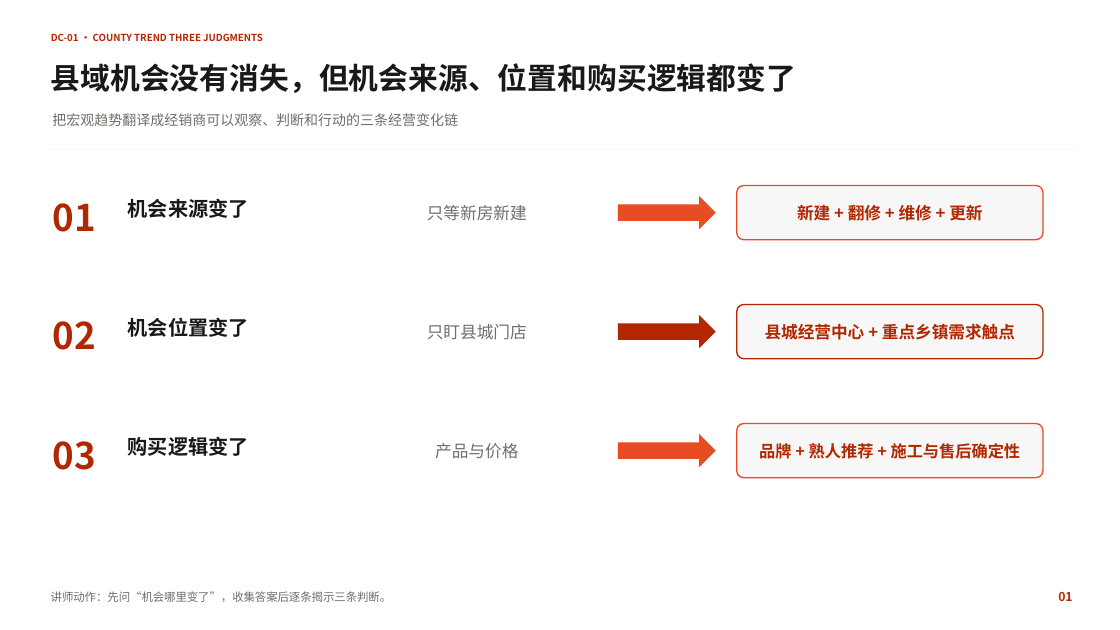
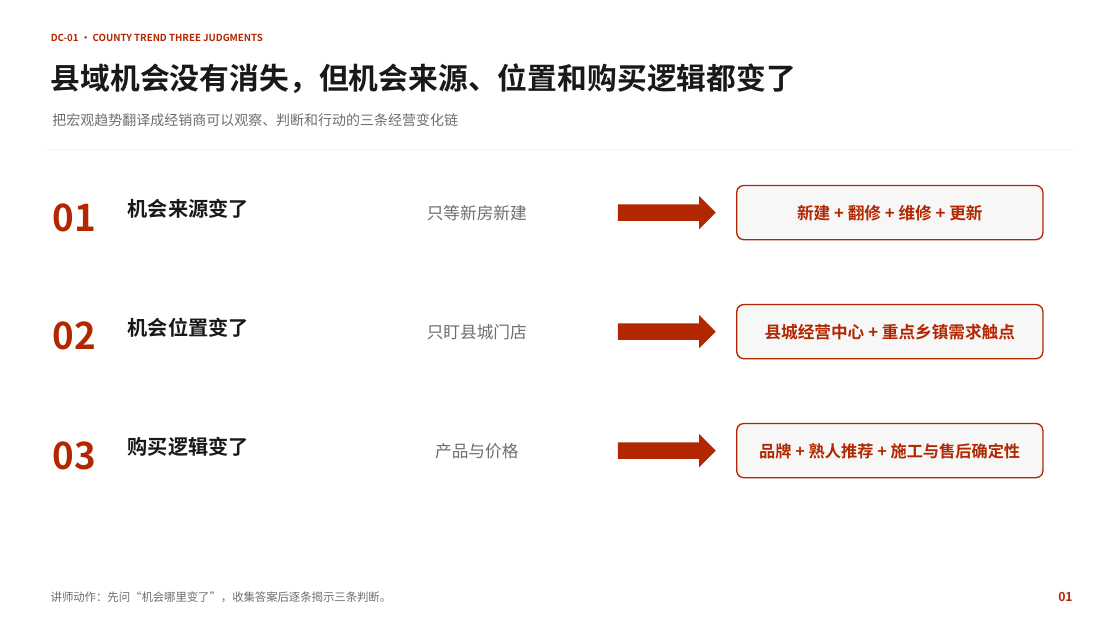
Before and after one commit to swefner/company-ppt-skills, a slide deck: slide 1 of domains/yuhong/assets/components/yuhong-county-course-components-branded.pptx. Drawn at 1120x630 pixels with LibreOffice and Linux fonts; fonts in the diff are those of the drawing; background and template pictures are left out. Boxes give left, top, right and bottom in pixels: in the first picture for what was removed or moved away, otherwise in the second. Text is boxed around its words. In the diff, an @@ line names an element or a change of style, - is before the commit and + after.

Commit message:
Unify all graphics to deep red B22600 - full palette is now deep red/ink/grey/white
User: graphics also need unification. All remaining orange-red (E84C22) and amber (FFBD47) across slides 1-14 (graphics: dots, lines, outlines) mapped to deep red B22600. Verified: zero E84C22/FFBD47 anywhere in the deck. DC-01 invariant updated to 'unified deep red'. Full palette: deep red + ink + grey + white/near-white (SHA B4830534).

```diff
--- a/domains/yuhong/assets/components/yuhong-county-course-components-branded.pptx
+++ b/domains/yuhong/assets/components/yuhong-county-course-components-branded.pptx
@@ right arrow at [618, 196, 716, 229]: fill #E84C22 to #B22600 @@
@@ rounded rectangle at [737, 186, 1044, 240]: outline #E84C22 1.13 pt to #B22600 1.13 pt @@
@@ right arrow at [618, 434, 716, 468]: fill #E84C22 to #B22600 @@
@@ rounded rectangle at [737, 423, 1044, 478]: outline #E84C22 1.13 pt to #B22600 1.13 pt @@
```
Also in this commit, not shown: 4 other slides changed, 10 other files.
